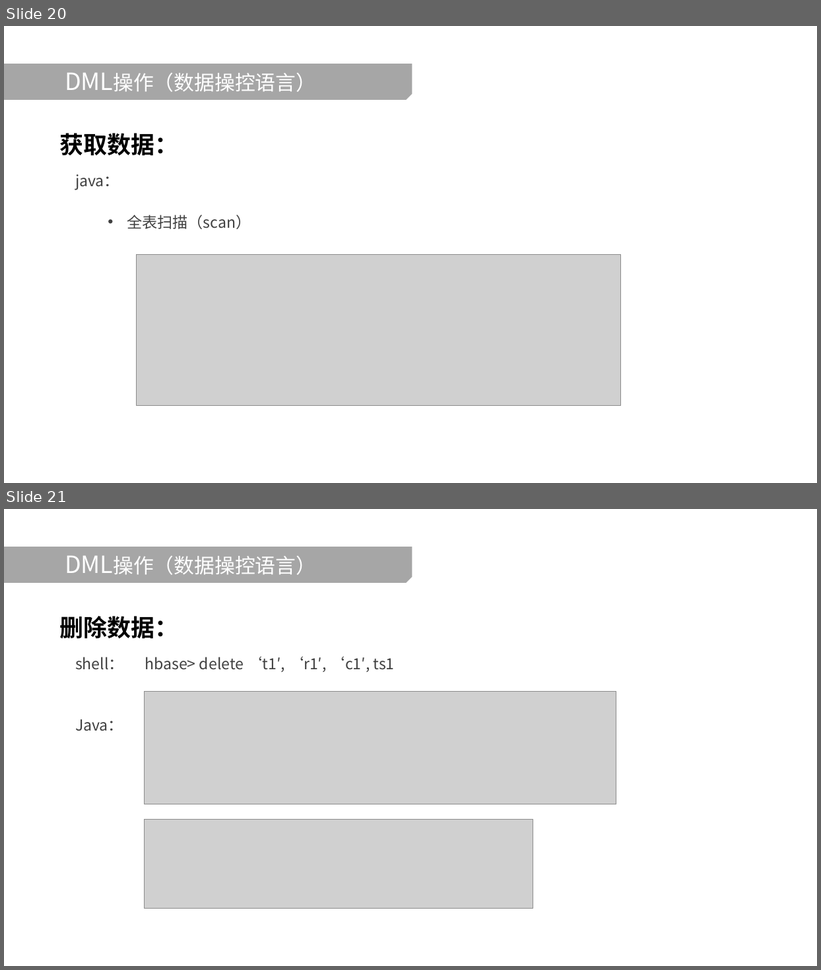
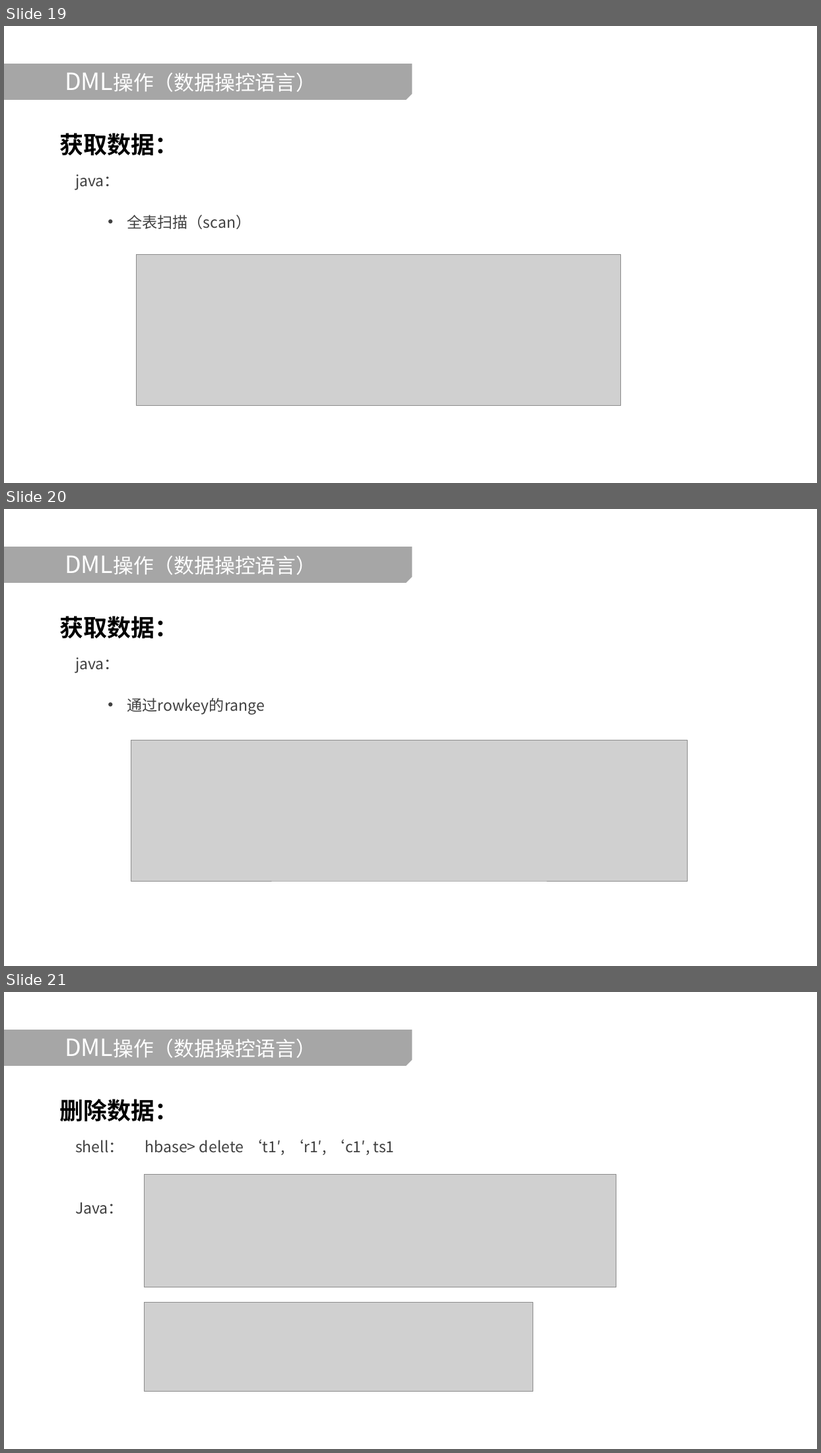
Before and after one commit to Guosmilesmile/hbaseDoc, a slide deck: Hbase学习分享.pptx. Shown one above the other, each under a label of ours: slides 20 and 21 before the commit, slides 19, 20 and 21 after it. The pictures are 821x970 and 821x1453 pixels, drawn with LibreOffice and Linux fonts; fonts in the diff are those of the drawing; grey boxes stand for pictures; background and template pictures are left out. Boxes give left, top, right and bottom in pixels: in the first picture for what was removed or moved away, otherwise in the second. Text is boxed around its words. In the diff, an @@ line names an element or a change of style, - is before the commit and + after.

```diff
--- a/Hbase学习分享.pptx
+++ b/Hbase学习分享.pptx
@@ slide 20 added at (4, 509, 817, 966), background picture (left out) @@
@@ snip rect added at (4, 547, 412, 583), fill #A6A6A6 @@
@@ title added at (113, 556, 316, 575), 24 pt, text #FFFFFF @@
+DML操作（数据操控语言）
@@ text added at (60, 616, 178, 639), 28 pt, text #000000, bold @@
+获取数据：
@@ text added at (75, 657, 120, 673), 18 pt, text #404040 @@
+java：
@@ text added at (127, 698, 265, 714), 18 pt, text #404040 @@
+• 通过rowkey的range
@@ picture added at (131, 741, 688, 882) @@
@@ what was slide 20 is now slide 19 @@
```
Also in this commit, not shown: 1 slide changed, 1 other slide added, 2 slides removed.
